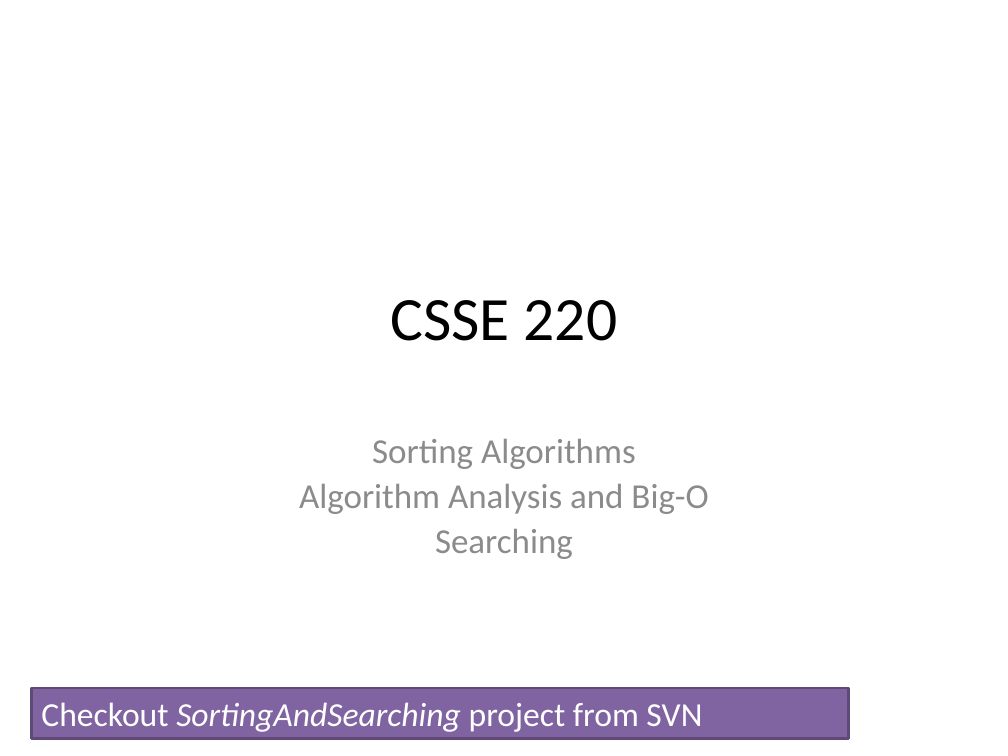
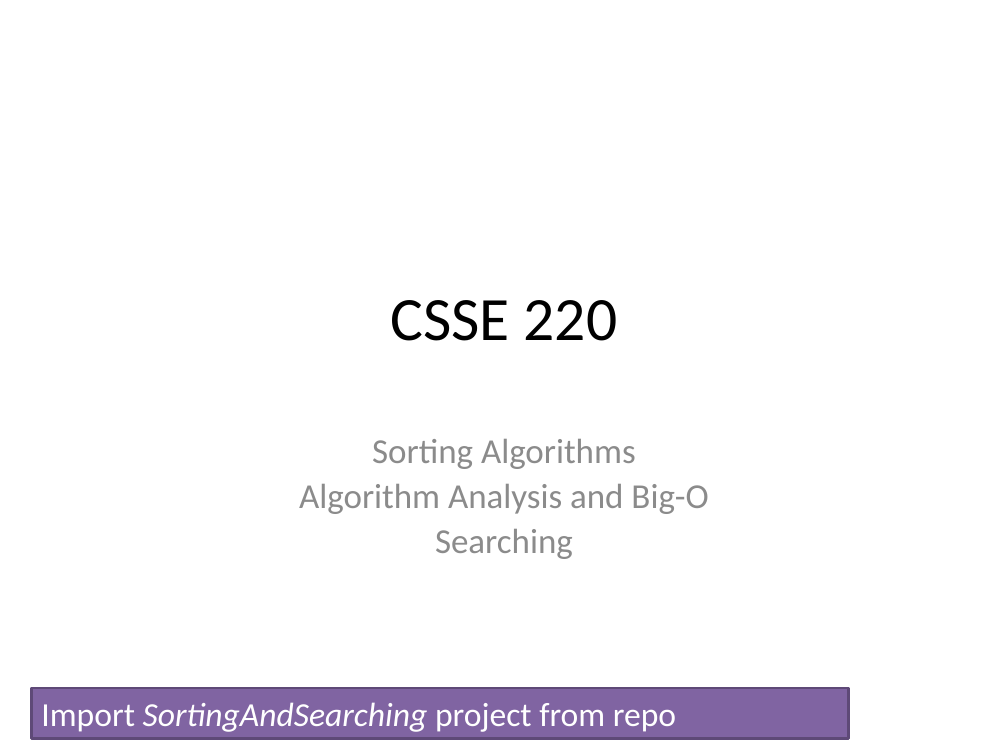
Before and after one commit to RHIT-CSSE/csse220, a slide deck: slide 1 of ClassMaterials/Sorting/Slides/SortingAndSearching.pptx. Drawn at 1008x756 pixels with LibreOffice and Linux fonts; fonts in the diff are those of the drawing. Boxes give left, top, right and bottom in pixels: in the first picture for what was removed or moved away, otherwise in the second. Text is boxed around its words. In the diff, an @@ line names an element or a change of style, - is before the commit and + after.

```diff
--- a/ClassMaterials/Sorting/Slides/SortingAndSearching.pptx
+++ b/ClassMaterials/Sorting/Slides/SortingAndSearching.pptx
@@ text in rectangle at [41, 702, 676, 732]: text changed @@
-Checkout SortingAndSearching project from SVN
+Import SortingAndSearching project from repo
```
Also in this commit, not shown: 9 other slides changed, 5 slides added, 2 slides removed.
